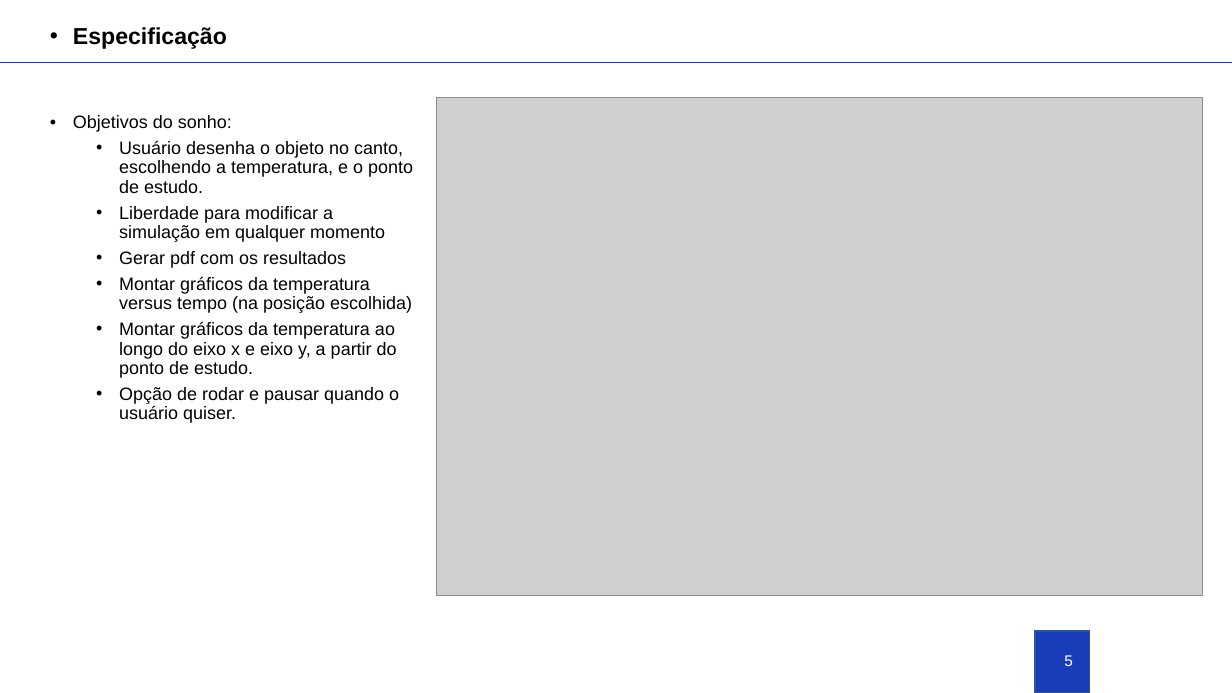
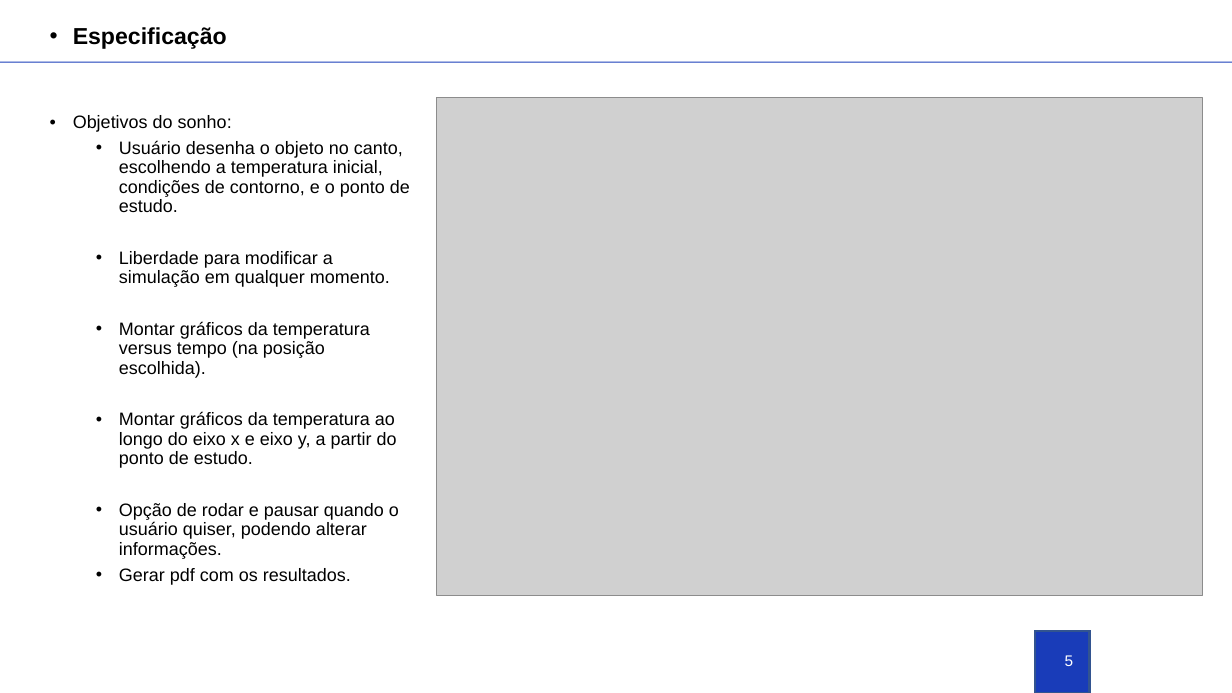
Before and after one commit to ldsc/ProjetoEngenharia-STC-3D-SimuladorDeTransferenciaDeCalor-3D, a slide deck: slide 5 of Apresentacao_Nicholas.pptx. Drawn at 1232x693 pixels with LibreOffice and Linux fonts; fonts in the diff are those of the drawing; grey boxes stand for pictures; background and template pictures are left out. Boxes give left, top, right and bottom in pixels: in the first picture for what was removed or moved away, otherwise in the second. Text is boxed around its words. In the diff, an @@ line names an element or a change of style, - is before the commit and + after.

Commit message:
Dicas para apresentacao

```diff
--- a/Apresentacao_Nicholas.pptx
+++ b/Apresentacao_Nicholas.pptx
@@ line (0, 62) - (1232, 62): stroke #193CB9 0.5 pt to #193CB9 0.75 pt @@
@@ text at bbox=[119, 140, 410, 378]: text changed @@
-  • Usuário desenha o objeto no canto, escolhendo a temperatura, e o ponto de estudo.
-  • Liberdade para modificar a simulação em qualquer momento
-  • Gerar pdf com os resultados
-  • Montar gráficos da temperatura versus tempo (na posição escolhida)
+  • Usuário desenha o objeto no canto, escolhendo a temperatura inicial, condições de contorno, e o ponto de estudo.
+  • Liberdade para modificar a simulação em qualquer momento.
+  • Montar gráficos da temperatura versus tempo (na posição escolhida).
@@ text at bbox=[119, 503, 399, 585]: text changed @@
-  • Opção de rodar e pausar quando o usuário quiser.
+  • Opção de rodar e pausar quando o usuário quiser, podendo alterar informações.
+  • Gerar pdf com os resultados.
```
Also in this commit, not shown: 9 other slides changed, 5 slides added, 3 slides removed.
